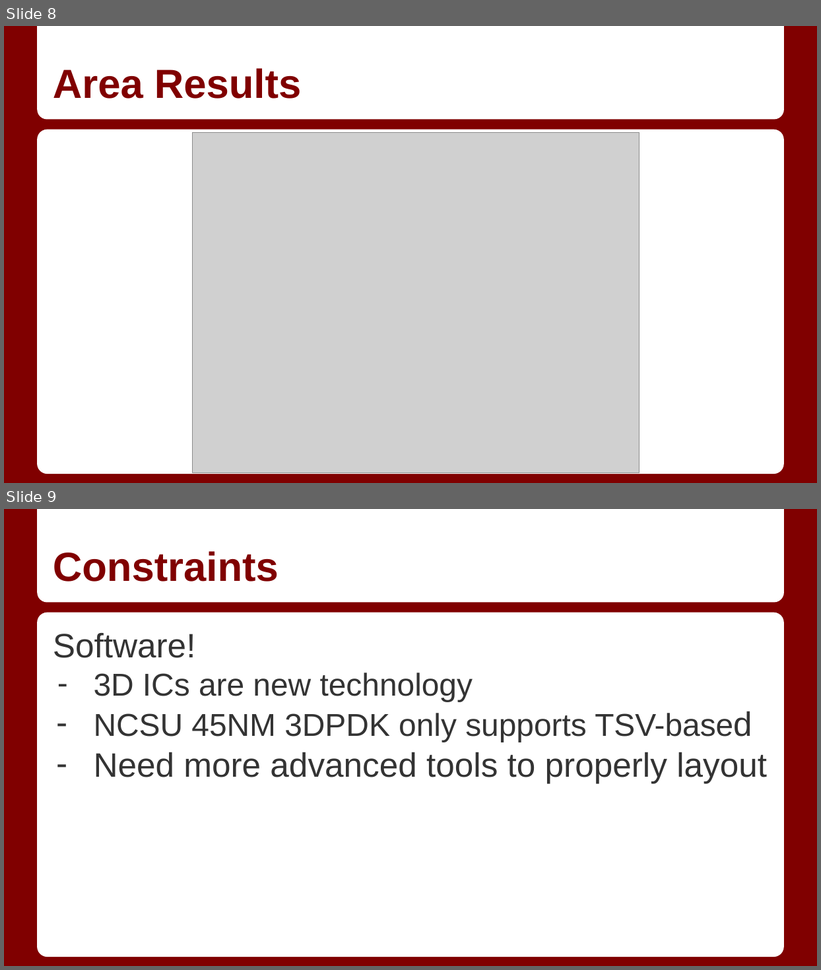
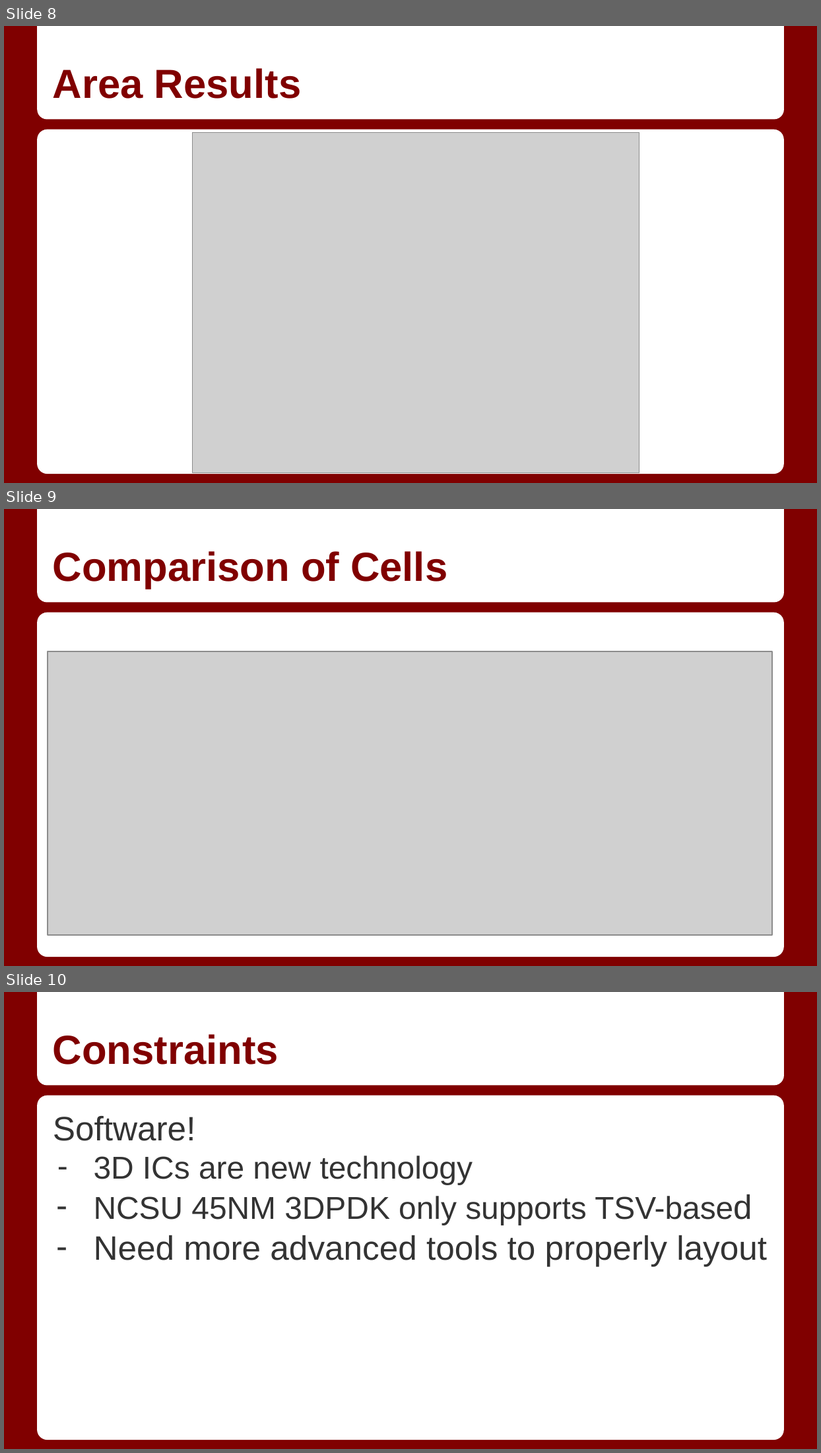
Before and after one commit to EmilyBragg/rainbow-worms, a slide deck: final_paper/VLSI 1 Final Presentation.pptx. Shown one above the other, each under a label of ours: slides 8 and 9 before the commit, slides 8, 9 and 10 after it. The pictures are 821x970 and 821x1453 pixels, drawn with LibreOffice and Linux fonts; fonts in the diff are those of the drawing; grey boxes stand for pictures. Boxes give left, top, right and bottom in pixels: in the first picture for what was removed or moved away, otherwise in the second. Text is boxed around its words. In the diff, an @@ line names an element or a change of style, - is before the commit and + after.

Commit message:
updated presentation slides final

```diff
--- a/final_paper/VLSI 1 Final Presentation.pptx
+++ b/final_paper/VLSI 1 Final Presentation.pptx
@@ slide 9 added at (4, 509, 817, 966), background #800000; not listed: 2 template elements that a slide beside it also shows @@
@@ title added at (53, 551, 448, 589), 36 pt, text #800000, bold @@
+Comparison of Cells
@@ picture added at (48, 652, 772, 935) @@
@@ what was slide 9 is now slide 10 @@
```
Also in this commit, not shown: 1 other file.
